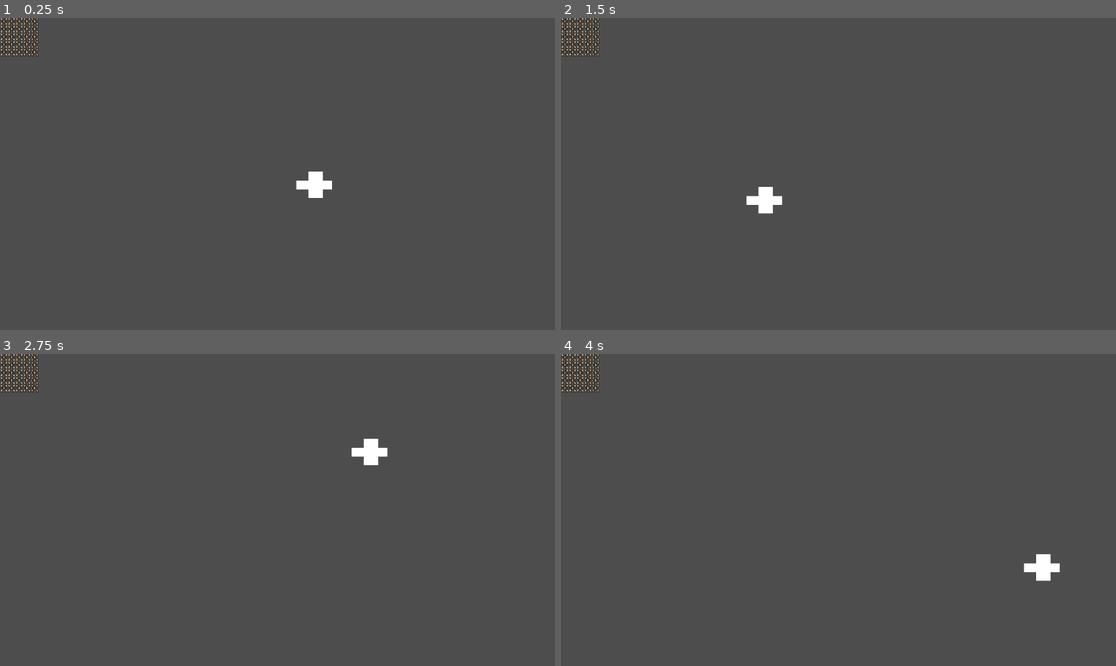
Above: before the commit, frames 1-4 (two rows, left to right).
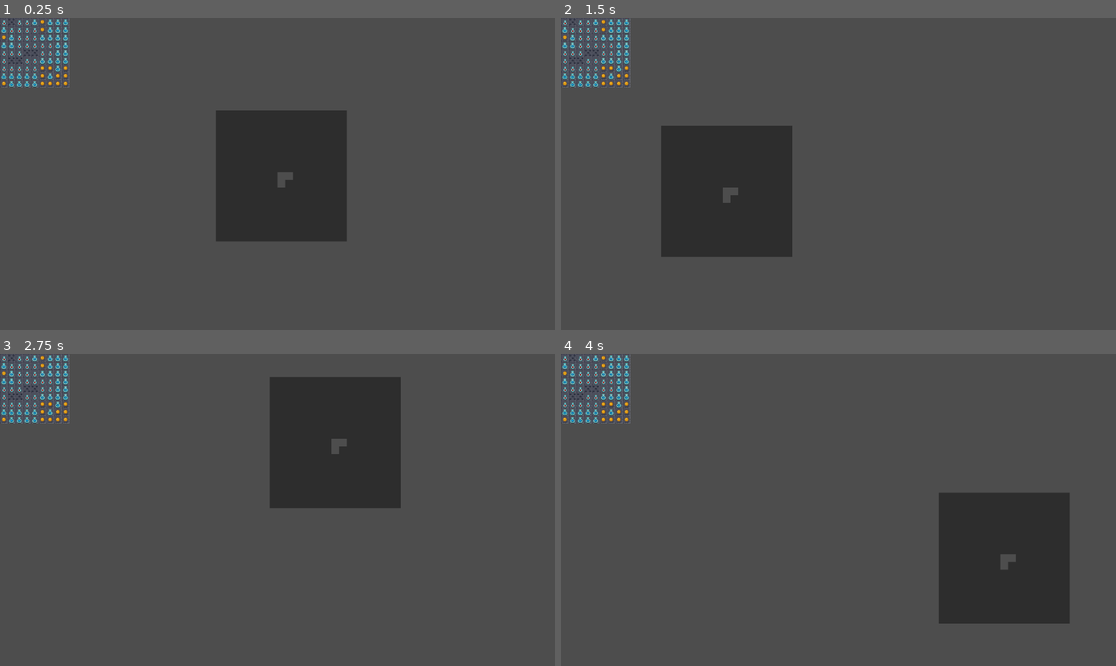
Above: after the commit, the same moments.

Repository: Fishybearr/Global26
Game: Godot game, scene res://mousescene.tscn
Two runs of this game, one before a commit and one after it. Both use one fixed random seed, a clock stepped at 60 frames per second and the inputs below. This scene is started directly instead of the project's main scene.
Inputs (mouse positions are in pixels of both pictures, inside the frame that each line leads up to):
- Up to frame 1 (0.25 s): no input
- Up to frame 2 (1.5 s): tap Enter at 0.5 s; move the mouse to (960, 158) at 0.52 s; hold D (x_right) 0.53-1.28 s; tap Space (hit_attack) at 0.6, 1.25, 1.35 s; move the mouse to (727, 189) at 1.27 s; hold S (y_down) from 1.28 s (still down)
- Up to frame 3 (2.75 s): tap Enter at 2 s; move the mouse to (333, 441) at 2.02 s; release S (y_down) at 2.03 s; hold D (x_right) from 2.03 s (still down); tap Space (hit_attack) at 2.1 s
- Up to frame 4 (4 s): tap Space (hit_attack) at 2.75, 2.85, 3.6 s; move the mouse to (810, 572) at 2.77 s; release D (x_right) at 2.78 s; hold W (y_up) 2.78-3.53 s; tap Enter at 3.5 s; move the mouse to (1005, 556) at 3.52 s; hold A (x_left) from 3.53 s (still down)

The runs differ from the first frame. In frame 1, 11% of the frame differs, in the area x 0-63%, y 0-72%; in frame 2, 11%, in the area x 0-42%, y 0-77%; in frame 3, 11%; in frame 4, 11%.

Commit message:
Added Mask Layer

Diff:
--- a/MaskGrid.gd
+++ b/MaskGrid.gd
@@ -1,34 +1,45 @@
 extends TileMapLayer
 
 @export var noise: FastNoiseLite
+# use tile data runtime update (coords vector2i)
+# tile data runtime update
+@export var background_tile_map : TileMapLayer
+@export var maskSprite : Sprite2D
 
 var tiles := [
-	Vector3i(0, 6, 2),
+	Vector3i(0,6,2),
 	Vector3i(6,1,1),
 	Vector3i(7,0,0),
 	Vector3i(8,0,0),
 	Vector3i(9,0,0),
-	Vector3i(10,0,1)
+	Vector3i(10,0,1),
+	Vector3i(0,4,1)
 ]
 
 # Called when the node enters the scene tree for the first time.
 func _ready() -> void:
+	var mouseposition = local_to_map(get_local_mouse_position())
+	maskSprite.position = mouseposition*16
+
 	var rng := RandomNumberGenerator.new()
 	rng.randomize()
 	noise.seed=rng.randi()
 
-	for y in range(0, 5):
-		for x in range(0, 5):
-			const maxVal: int = 20
+	for y in range(0, 9):
+		for x in range(0, 9):
+			var maxVal: int = tiles.size()
 			var out = (noise.get_noise_2d(x, y) + 1) / 2.0
 			out *= maxVal
-
-			var outInt : int = floor(out)
-
-			set_cell(Vector2(x, y), tiles[0].x, Vector2i(tiles[0].y, tiles[0].z))
+			var outInt : int = round(out)
+			background_tile_map.set_cell(Vector2(x, y), 4, Vector2i.ZERO)
+			set_cell(Vector2(x, y), tiles[outInt].x, Vector2i(tiles[outInt].y, tiles[outInt].z))
+	#var testcell = background_tile_map.get_cell_tile_data(Vector2(1,2))
+	#testcell.set_custom_data("modulate",Color.AQUAMARINE)
 	pass # Replace with function body.
 
 
 # Called every frame. 'delta' is the elapsed time since the previous frame.
 func _process(delta: float) -> void:
+	var mouseposition = local_to_map(get_local_mouse_position())
+	maskSprite.position = mouseposition*16
 	pass
--- a/mousescene.tscn
+++ b/mousescene.tscn
@@ -2,18 +2,31 @@
 
 [ext_resource type="TileSet" uid="uid://dybrq7878vmi6" path="res://dungeon-tile-set.tres" id="2_3nsyv"]
 [ext_resource type="Script" uid="uid://dknfrnsrjvlyj" path="res://polygon_2d.gd" id="2_lk4fn"]
+[ext_resource type="Texture2D" uid="uid://b4qgraunljait" path="res://Mini_Dungeon_v1.0/Objects/SmallL.png" id="3_871il"]
 [ext_resource type="Script" uid="uid://dwrebswaaeaxu" path="res://MaskGrid.gd" id="9_0dge7"]
 
 [sub_resource type="FastNoiseLite" id="FastNoiseLite_gilrd"]
+frequency = 0.1168
 
 [node name="Node2D" type="Node2D" unique_id=1553022676]
 
-[node name="Polygon2D" type="Polygon2D" parent="." unique_id=701264433]
-position = Vector2(-80, -24)
-polygon = PackedVector2Array(64, -4.5714297, 93.53847, -4.5714297, 93.53847, 13.714286, 113.230774, 13.714286, 113.230774, 31.999998, 93.53847, 31.999998, 93.53847, 50.285717, 64, 50.285717, 64, 31.999998, 39.384617, 31.999998, 39.384617, 13.714286, 64, 13.714286)
-script = ExtResource("2_lk4fn")
+[node name="TileMapLayer2" type="TileMapLayer" parent="." unique_id=349448605]
+z_index = -2
+tile_set = ExtResource("2_3nsyv")
 
-[node name="TileMapLayer" type="TileMapLayer" parent="." unique_id=1233633999]
+[node name="TileMapLayer" type="TileMapLayer" parent="." unique_id=1233633999 node_paths=PackedStringArray("background_tile_map", "maskSprite")]
 tile_set = ExtResource("2_3nsyv")
 script = ExtResource("9_0dge7")
 noise = SubResource("FastNoiseLite_gilrd")
+background_tile_map = NodePath("../TileMapLayer2")
+maskSprite = NodePath("../Sprite2D")
+
+[node name="Sprite2D" type="Sprite2D" parent="." unique_id=1533721392]
+position = Vector2(-8, -8)
+texture = ExtResource("3_871il")
+offset = Vector2(8, 8)
+script = ExtResource("2_lk4fn")
+
+[node name="CanvasModulate" type="CanvasModulate" parent="." unique_id=1300729076]
+visible = false
+color = Color(0.18431373, 0.10980392, 0.13333334, 0.36078432)
--- a/polygon_2d.gd
+++ b/polygon_2d.gd
@@ -1,13 +1,13 @@
-extends Polygon2D
+extends Sprite2D
 
 
 # Called when the node enters the scene tree for the first time.
 func _ready() -> void:
-	position = get_global_mouse_position()
+	#position = get_global_mouse_position()
 	pass # Replace with function body.
 
 
 # Called every frame. 'delta' is the elapsed time since the previous frame.
 func _process(delta: float) -> void:
-	position = get_global_mouse_position()
+	#position = get_global_mouse_position()
 	pass
Binary file added: Mini_Dungeon_v1.0/Objects/SmallL.png
Not shown, added: Mini_Dungeon_v1.0/Objects/SmallL.png.import
Binary file added: Mini_Dungeon_v1.0/Tilesets/SmallL.png
Not shown, added: Mini_Dungeon_v1.0/Tilesets/SmallL.png.import
